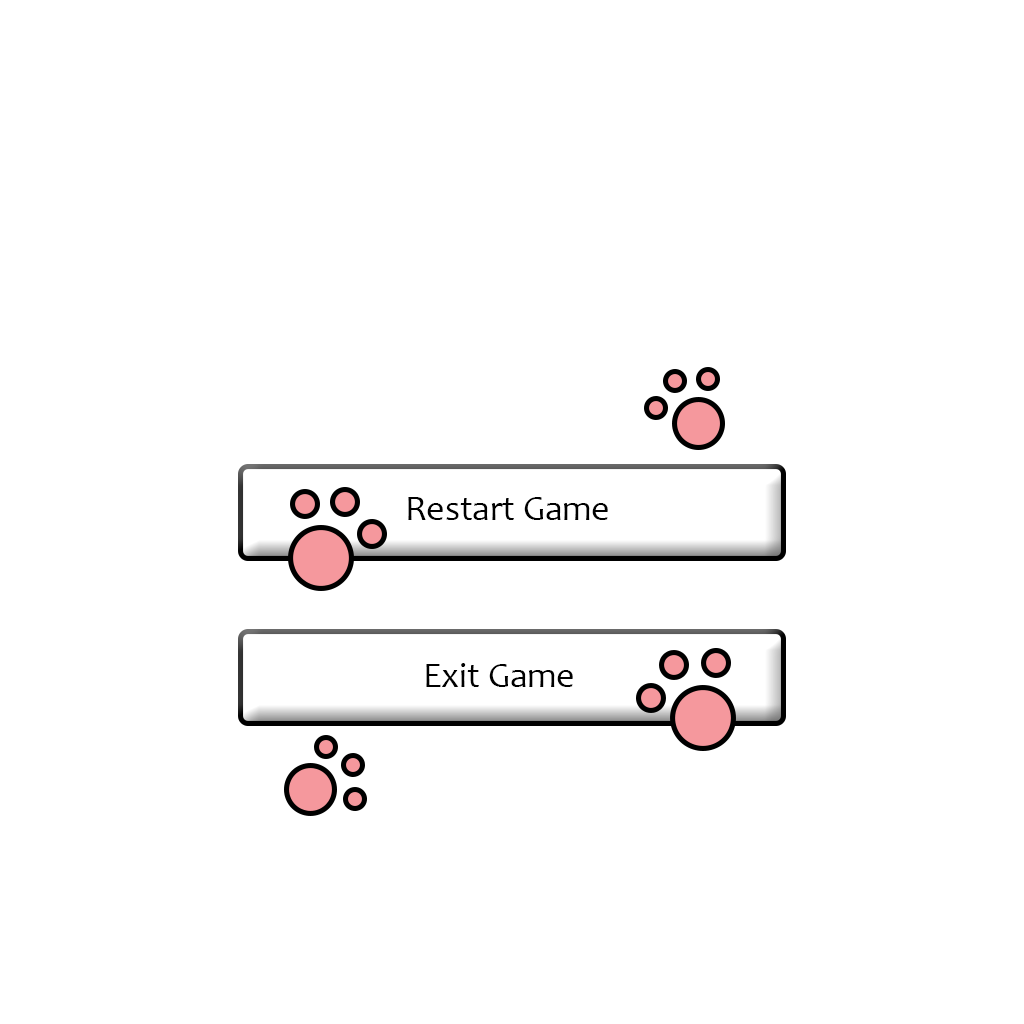
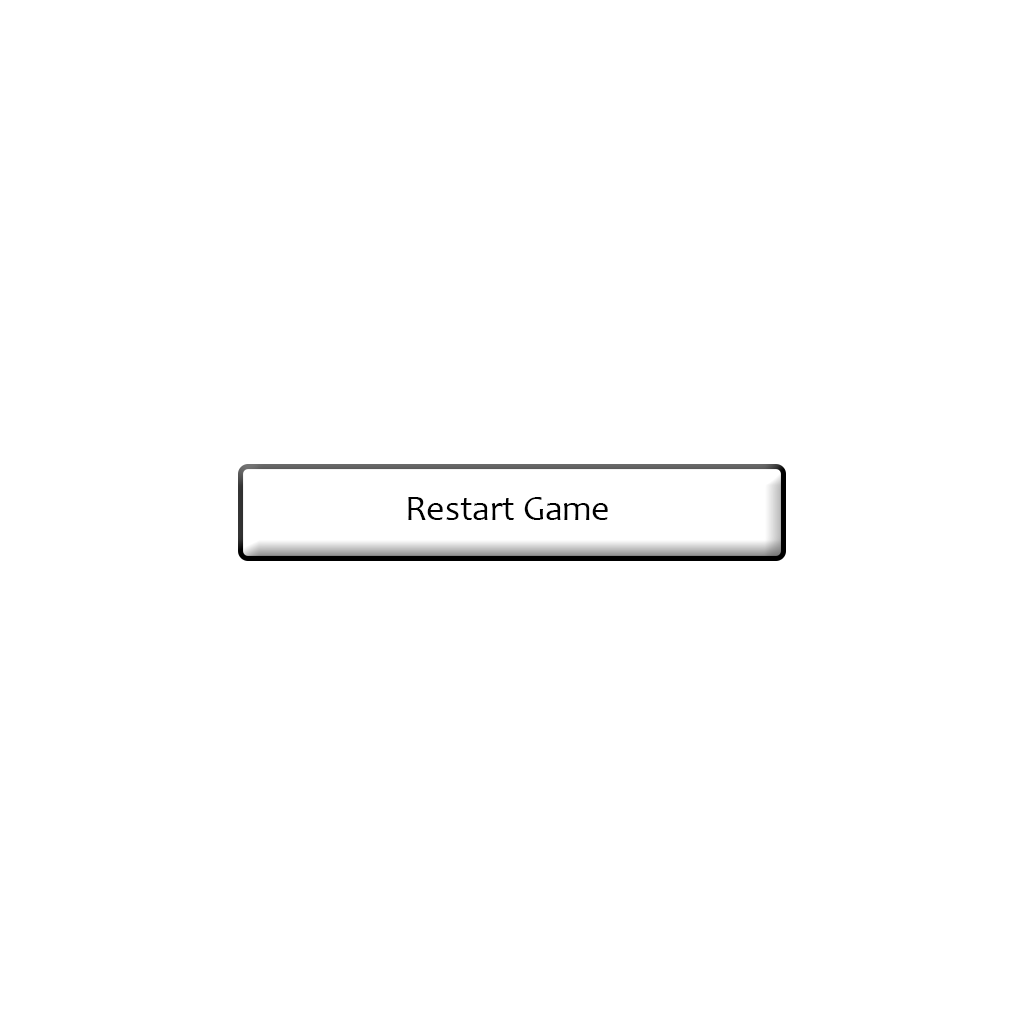
Comparing the layer stacks of the two 1024x1024 images. Changes:
hid group "Katte_poter copy 2" (4 layers) over (x1=284, y1=735, x2=367, y2=816)
hid group "Katte_poter copy" (4 layers) over (x1=644, y1=367, x2=725, y2=450)
hid group "Katte_poter copy 3" (4 layers) over (x1=636, y1=648, x2=736, y2=751)
hid group "Katte_poter" (4 layers) over (x1=288, y1=487, x2=387, y2=591)
hid "Exit Game" over (x1=426, y1=663, x2=573, y2=687)
hid "Rounded Rectangle 1 copy" over (x1=238, y1=629, x2=786, y2=726)
